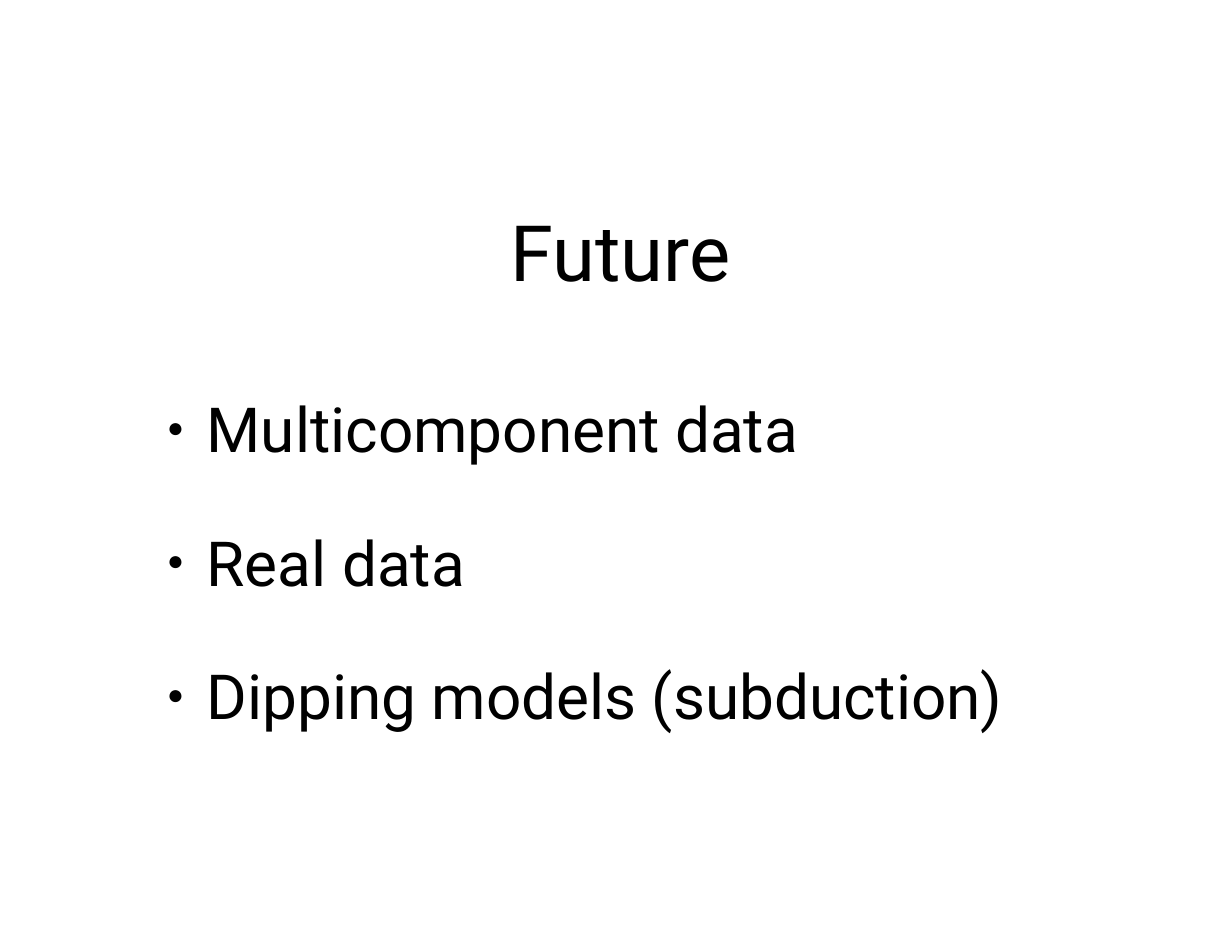
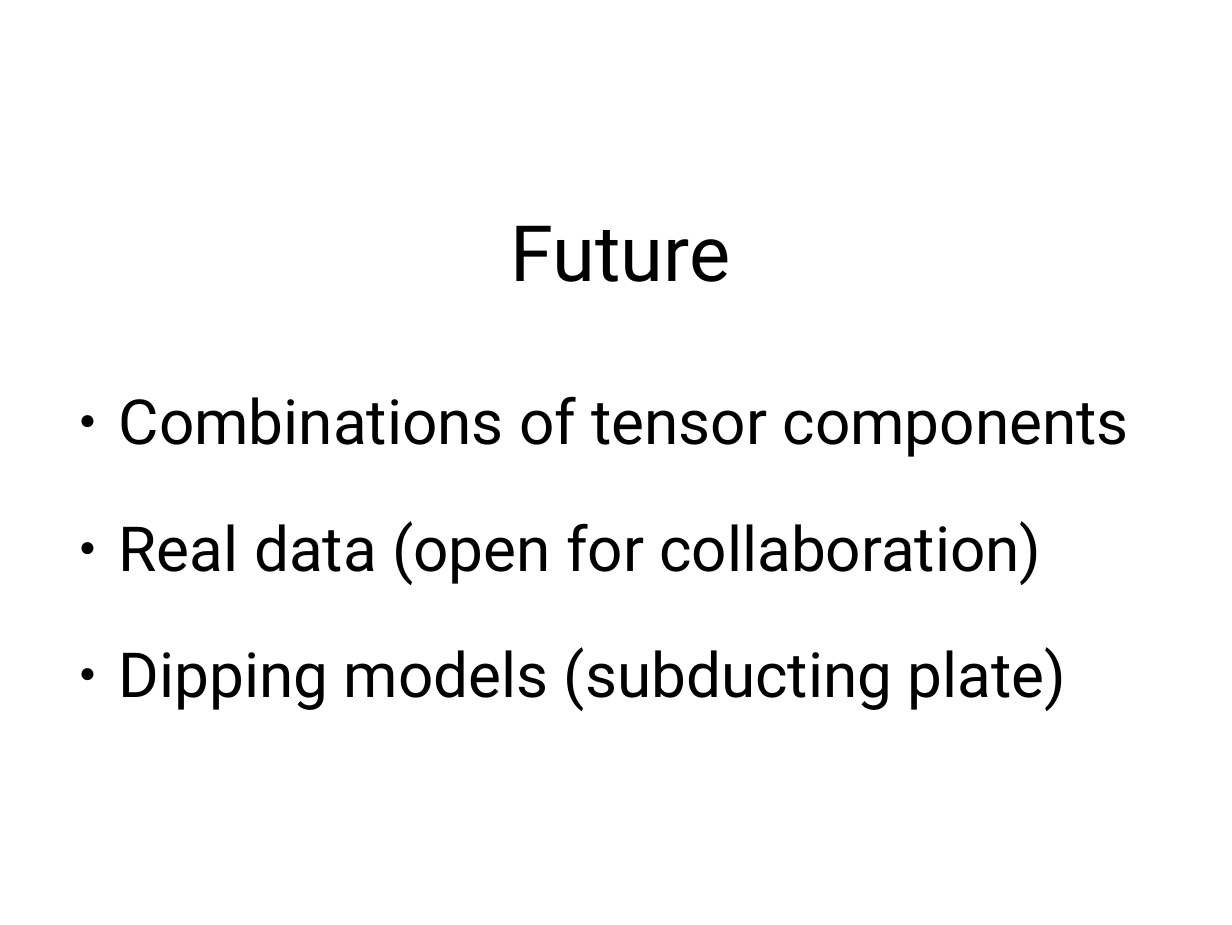
Before and after one commit to leouieda/egu2014, a slide deck: slide 60 of presentation/slides.odp. Drawn at 1232x925 pixels with LibreOffice and Linux fonts; fonts in the diff are those of the drawing. Boxes give left, top, right and bottom in pixels: in the first picture for what was removed or moved away, otherwise in the second. Text is boxed around its words. In the diff, an @@ line names an element or a change of style, - is before the commit and + after.

Commit message:
Minor tweaks to slides

```diff
--- a/presentation/slides.odp
+++ b/presentation/slides.odp
@@ text at [119, 396, 1129, 711]: text changed @@
-● Multicomponent data
-● Real data
-● Dipping models (subduction)
+● Combinations of tensor components
+● Real data (open for collaboration)
+● Dipping models (subducting plate)
```
Also in this commit, not shown: 1 other slide changed, 1 other file.
